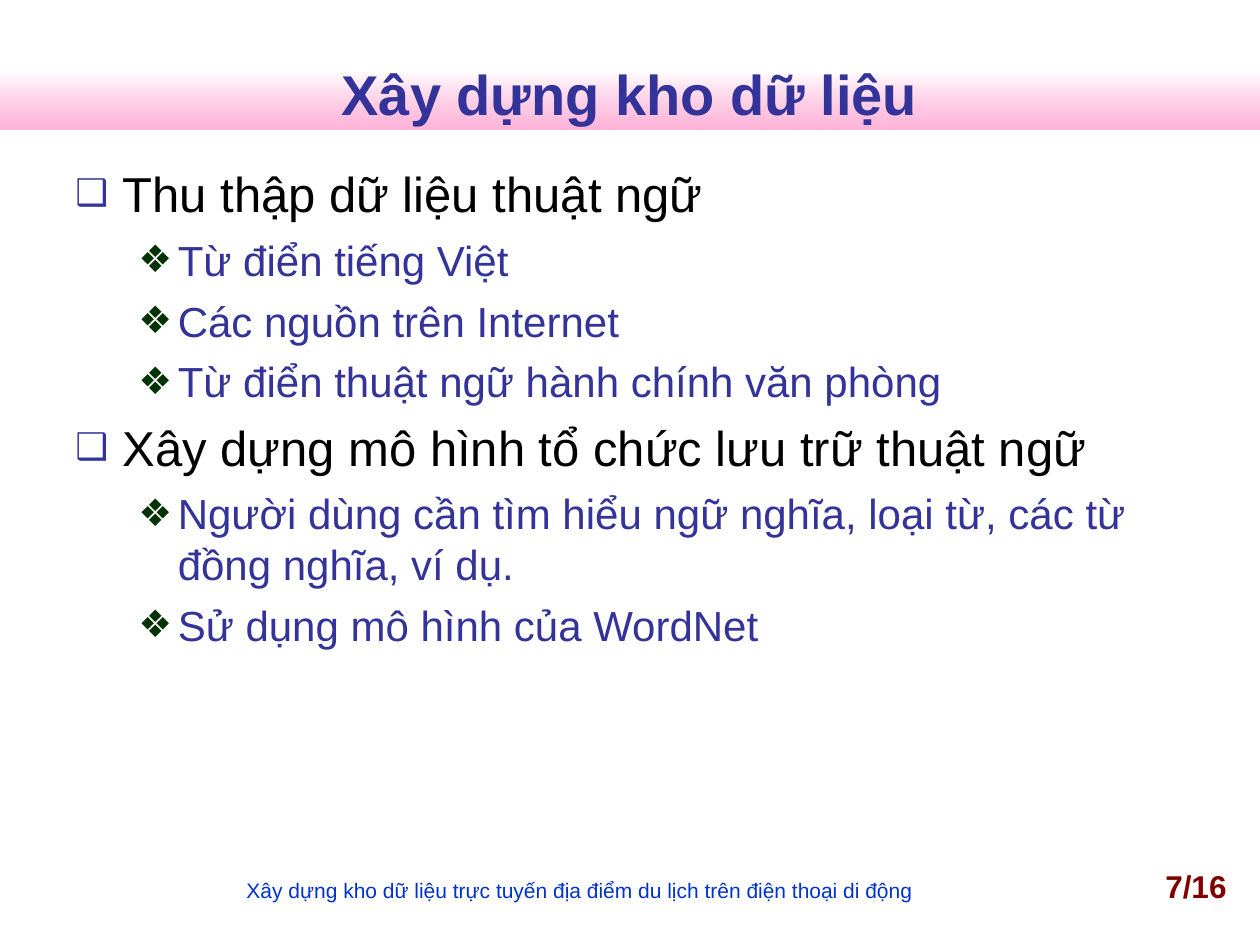
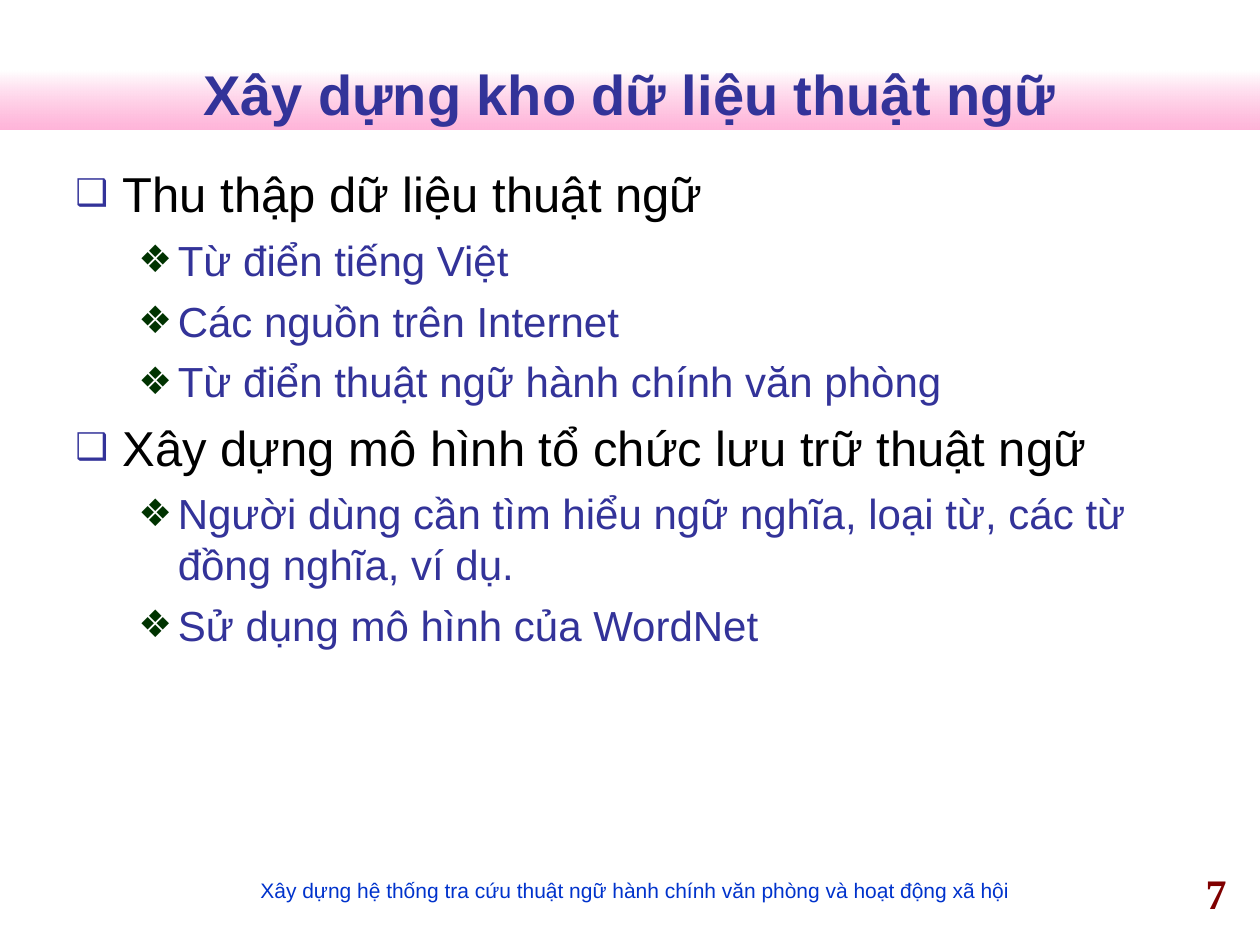
Before and after one commit to nguyentk90/tra-cuu-thuat-ngu-hanh-chinh, a slide deck: slide 7 of Documents/slideN2013.ppt. Drawn at 1260x945 pixels with LibreOffice and Linux fonts; fonts in the diff are those of the drawing; background and template pictures are left out. Boxes give left, top, right and bottom in pixels: in the first picture for what was removed or moved away, otherwise in the second. Text is boxed around its words. In the diff, an @@ line names an element or a change of style, - is before the commit and + after.

```diff
--- a/Documents/slideN2013.ppt
+++ b/Documents/slideN2013.ppt
@@ title at (203,71,1055,126): text changed @@
-Xây dựng kho dữ liệu
+Xây dựng kho dữ liệu thuật ngữ
@@ text at (260,882,1009,903): text changed @@
-Xây dựng kho dữ liệu trực tuyến địa điểm du lịch trên điện thoại di động
+Xây dựng hệ thống tra cứu thuật ngữ hành chính văn phòng và hoạt động xã hội
@@ page number at (1206,881,1227,909): text changed; size 18 to 24 pt; font Arial to Times New Roman @@
-7/16
+7
```
Also in this commit, not shown: 14 other slides changed, 2 slides added, 3 slides removed, 1 other file.
